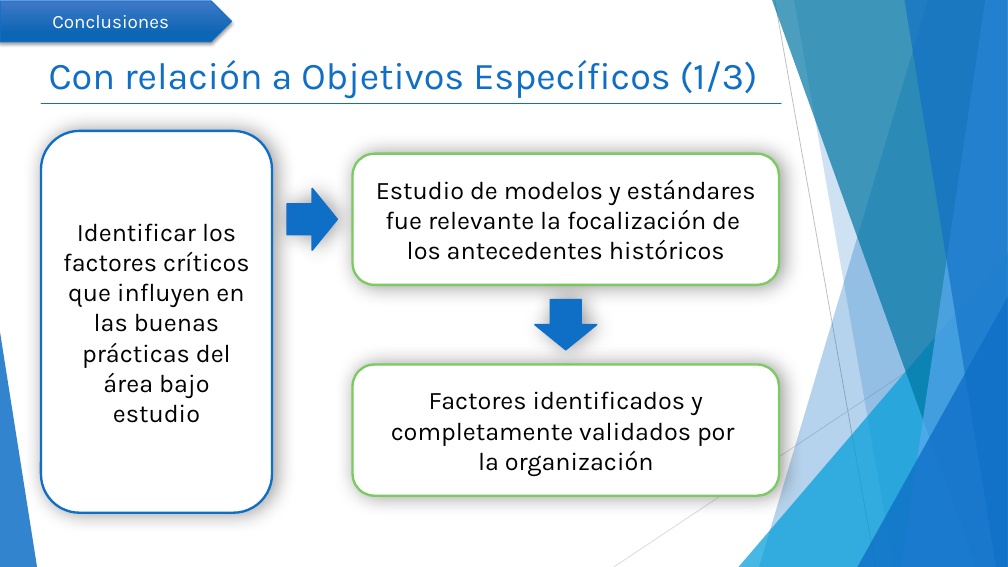
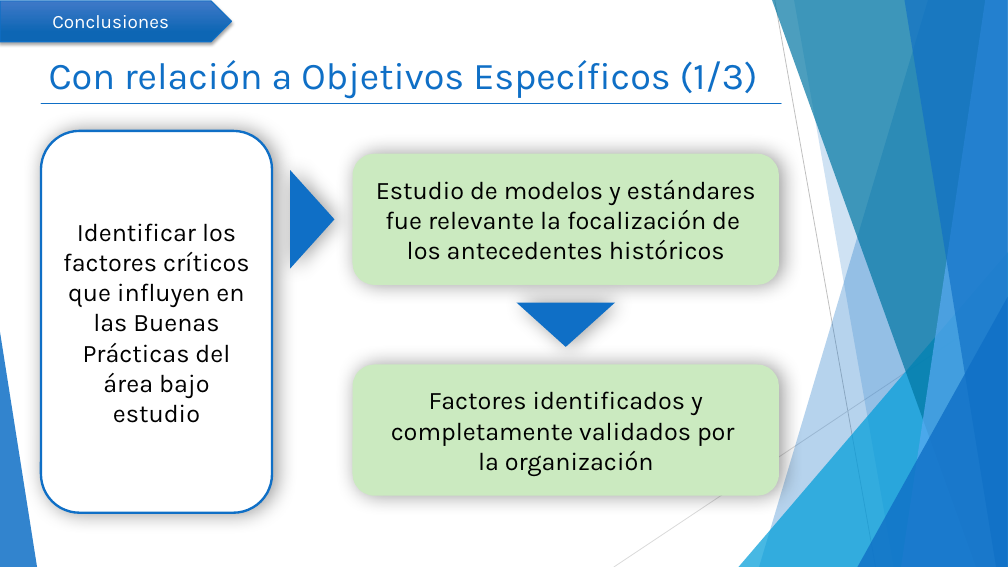
Before and after one commit to mcamara75/tituloUnap, a slide deck: slide 15 of 2018/TT IQQ 2018 Camara y Garay.pptx (slide 16 before the commit). Drawn at 1008x567 pixels with LibreOffice and Linux fonts; fonts in the diff are those of the drawing. Boxes give left, top, right and bottom in pixels: in the first picture for what was removed or moved away, otherwise in the second. Text is boxed around its words. In the diff, an @@ line names an element or a change of style, - is before the commit and + after.

```diff
--- a/2018/TT IQQ 2018 Camara y Garay.pptx
+++ b/2018/TT IQQ 2018 Camara y Garay.pptx
@@ flow chart merge added at [290, 171, 335, 269], fill #0F6FC6 @@
@@ rounded rectangle "Estudio de modelos y estándares ..." at [352, 154, 779, 285]: fill #FFFFFF to #CBEAC0; outline #7CCA62 2.25 pt to none @@
@@ right arrow removed at [287, 188, 337, 250] @@
@@ text in rounded rectangle at [63, 223, 250, 423]: text changed @@
-Identificar los factores críticos que influyen en las buenas prácticas del área bajo estudio
+Identificar los factores críticos que influyen en las Buenas Prácticas del área bajo estudio
@@ flow chart merge added at [516, 302, 615, 347], fill #0F6FC6 @@
@@ right arrow removed at [535, 300, 596, 350] @@
@@ rounded rectangle "Factores identificados y completamente validados ..." at [352, 364, 779, 496]: fill #FFFFFF to #CBEAC0; outline #7CCA62 2.25 pt to none @@
```
Also in this commit, not shown: 11 other slides changed, 1 slide removed.
